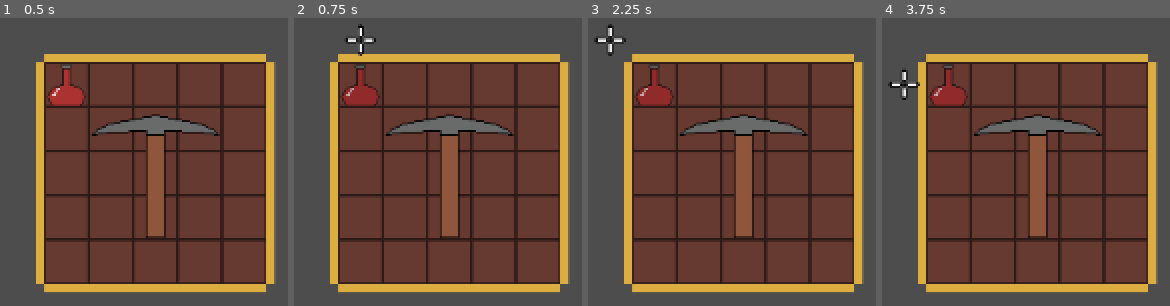
Above: before the commit, frames 1-4 (left to right).
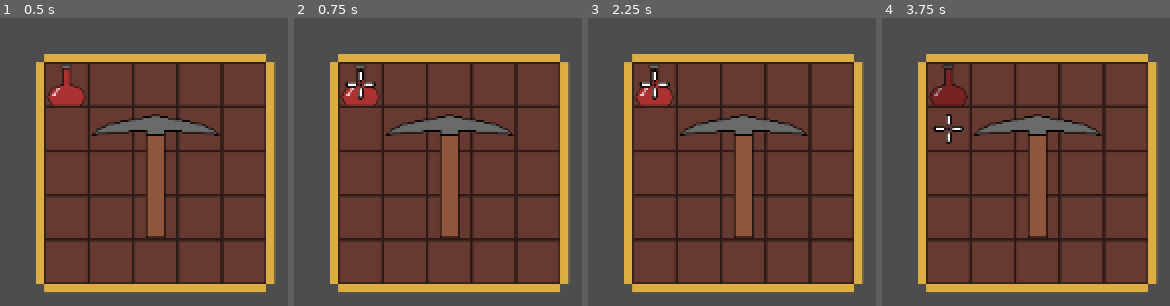
Above: after the commit, the same moments.

Repository: s3716853/idle-rpg
Game: Godot game, scene res://bag/Bag.tscn
The game is run twice, just before and just after one commit, with the same random seed, the same clock (stepped at 60 frames per second) and the same inputs. This scene is started directly instead of the project's main scene.
Inputs:
- Up to frame 1 (0.5 s): no input
- Up to frame 2 (0.75 s): tap Enter (ui_accept) at 0.5 s; hold Up (ui_up) from 0.53 s (still down)
- Up to frame 3 (2.25 s): tap Enter (ui_accept) at 0.77, 1.25, 1.52, 2 s; release Up (ui_up) at 2.03 s; hold Left (ui_left) from 2.03 s (still down)
- Up to frame 4 (3.75 s): tap Enter (ui_accept) at 2.75, 3.02, 3.5 s; release Left (ui_left) at 3.53 s; hold Down (ui_down) from 3.53 s (still down)

Frame 1 is identical in both runs. In frame 2, 1.1% of the frame differs, in the area x 17-30%, y 2-30%; in frame 3, 1.2%; in frame 4, 1.4%, in the area x 2-30%, y 18-44%.

Commit message:
visually updates bag to show selected items, fully enabled cursor movement

Diff:
--- a/bag/Bag.gd
+++ b/bag/Bag.gd
@@ -9,6 +9,7 @@
 var cursor
 var cursor_pos
 const SPEED = 1.0
+var last_hovered
 
 @export var res:Item
 
@@ -69,7 +70,7 @@
 
 		# 			sets item's position relative to the bag's local coordinate system, then fades the colour
 					bag_item.position = tilemap.map_to_local(selected_item.centre_vector)
-					bag_item.modulate = Color(0.8, 0.8, 0.8, 0.8)
+					bag_item.modulate = Color(0.7, 0.7, 0.7, 1)
 
 					selected_item.select_item()
 					selected_item = null
@@ -79,6 +80,9 @@
 	# 			test output to console - there is an item already in the specified area
 				print("item already in space")
 	else:
+#		cursor logic
+#		movement below is exact same as bagItem
+#		need to refactor all movement into Bag.gd then abstract it into a separate function
 		var motion = Vector2i(0, 0)
 		if Input.is_action_just_pressed("ui_down"):
 			motion.x = 0
@@ -92,8 +96,18 @@
 		if Input.is_action_just_pressed("ui_right"):
 			motion.x = SPEED
 			motion.y = 0
-		cursor_pos = motion + cursor_pos
-		cursor.position = tilemap.map_to_local(cursor_pos)
+#		checks for pocket layer cell
+		if (tilemap.get_cell_tile_data(motion + cursor_pos)):
+			cursor_pos = motion + cursor_pos
+			cursor.position = tilemap.map_to_local(cursor_pos)
+
+		if bag_contents[cursor_pos]:
+			bag_contents[cursor_pos].modulate = Color(1, 1, 1, 1)
+			last_hovered = bag_contents[cursor_pos]
+		else:
+			if last_hovered:
+				last_hovered.modulate = Color(0.7, 0.7, 0.7, 1)
+				last_hovered = null
 
 	#	deleting items
 	#	haven't updated to scan through all of current_pos yet, as logically it doesn't quite make sense
